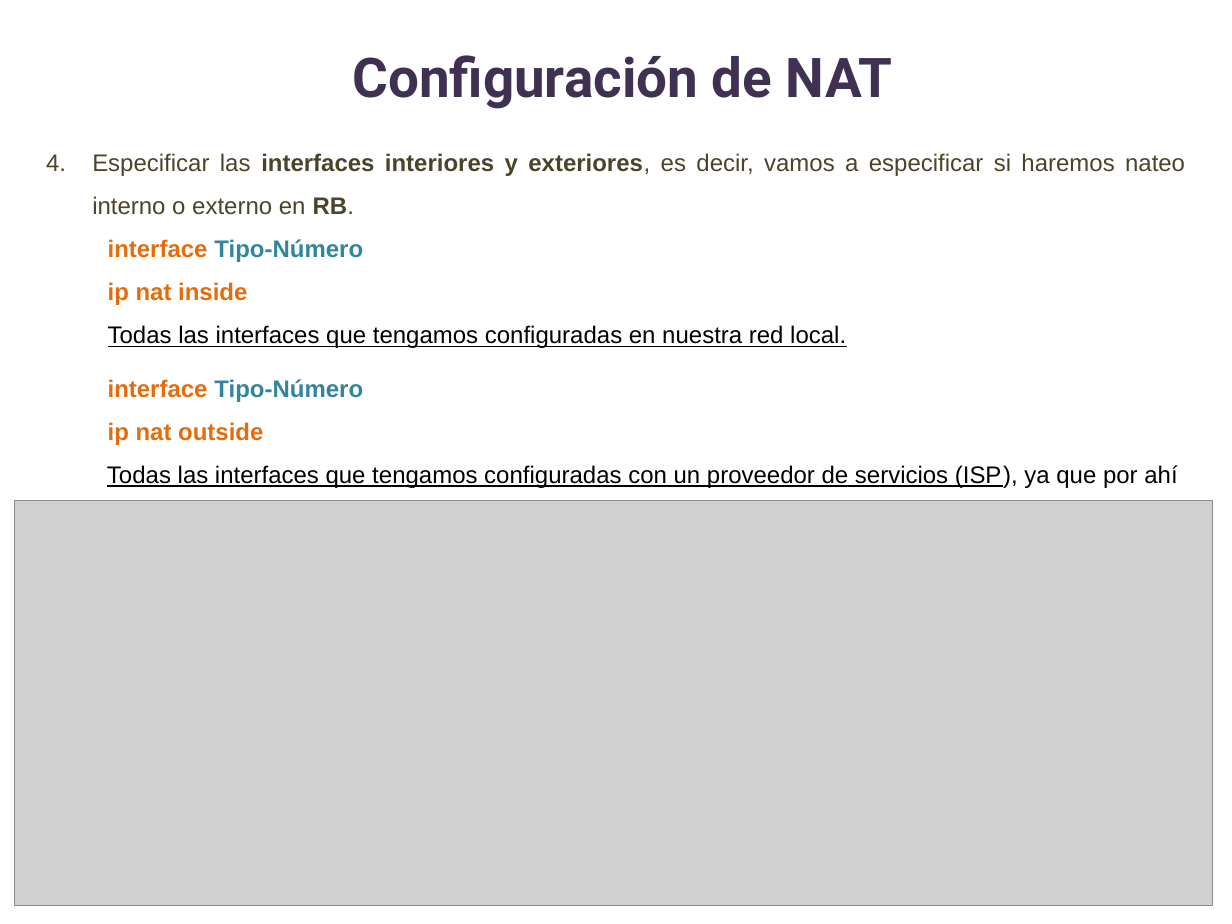
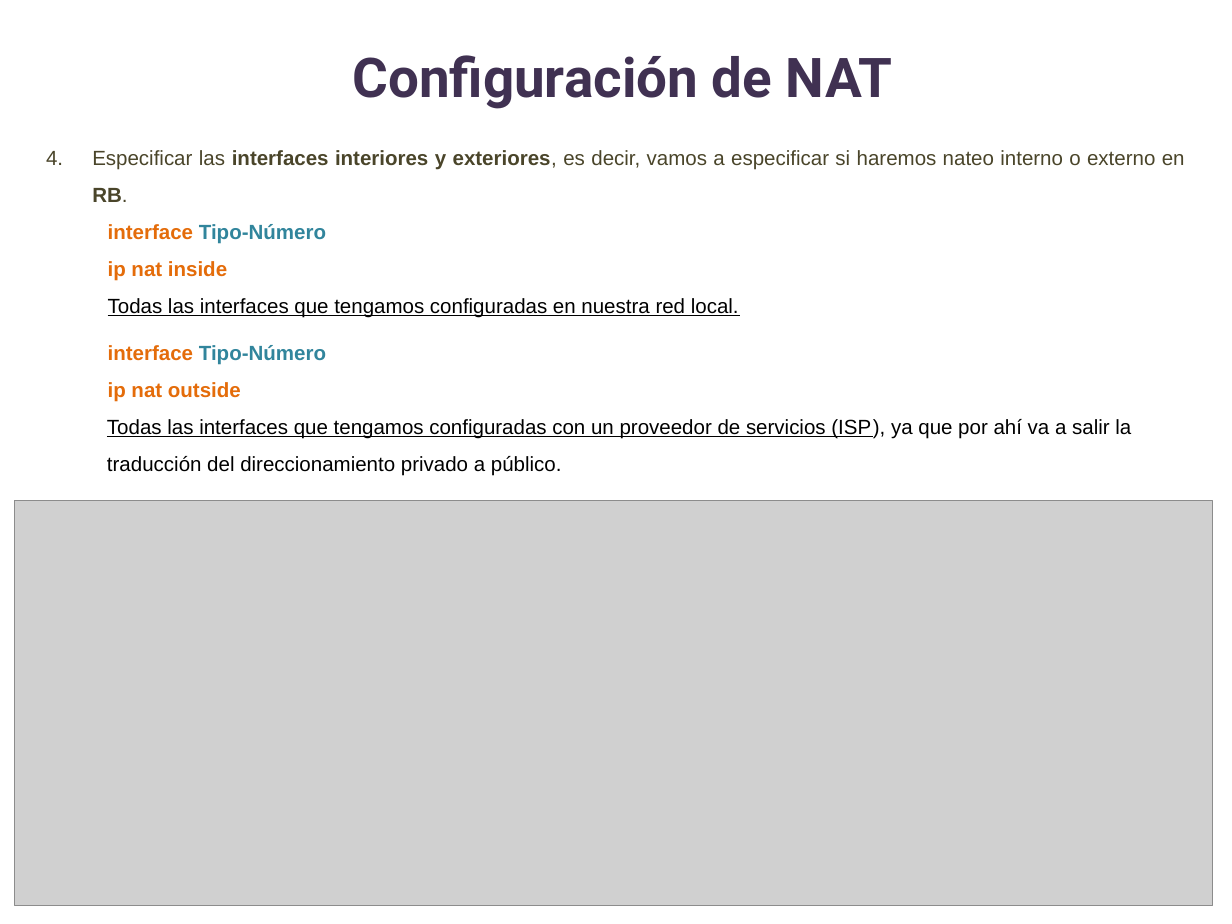
Before and after one commit to lizetheP/WAN, a slide deck: slide 10 of Calendario2025/Ejercicios/E13_NAT/Ejercicio13.pptx. Drawn at 1232x924 pixels with LibreOffice and Linux fonts; fonts in the diff are those of the drawing; grey boxes stand for pictures. Boxes give left, top, right and bottom in pixels: in the first picture for what was removed or moved away, otherwise in the second. Text is boxed around its words. In the diff, an @@ line names an element or a change of style, - is before the commit and + after.

```diff
--- a/Calendario2025/Ejercicios/E13_NAT/Ejercicio13.pptx
+++ b/Calendario2025/Ejercicios/E13_NAT/Ejercicio13.pptx
@@ text "Especificar las interfaces interiores y ..." at (92, 150, 1185, 476): size 14 to 12 pt @@
```
Also in this commit, not shown: 5 other slides changed, 9 other files.
